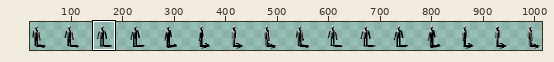
Sprite sheet: assets/man.png. Above: a wide view before the commit, with the close-up outlined.
Close-up. Before the edit:
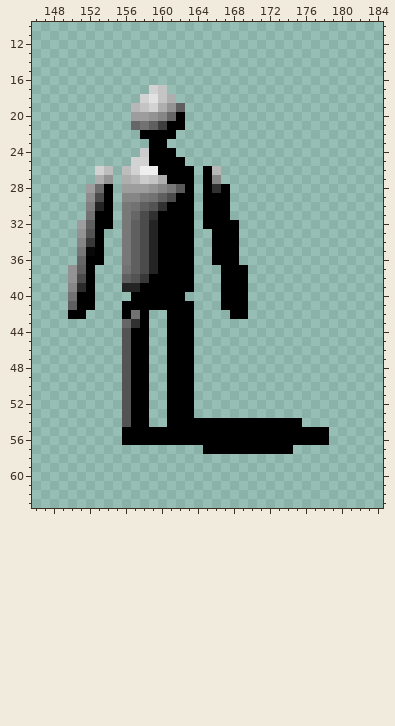
The file is 1024x64 pixels. Colours within 5 levels of each other are drawn and written as one. Shown: x 146..184, y 10..63. The wide view leaves out empty margins. The commit also changed other parts of the picture, which this record leaves out.
Now the later version:
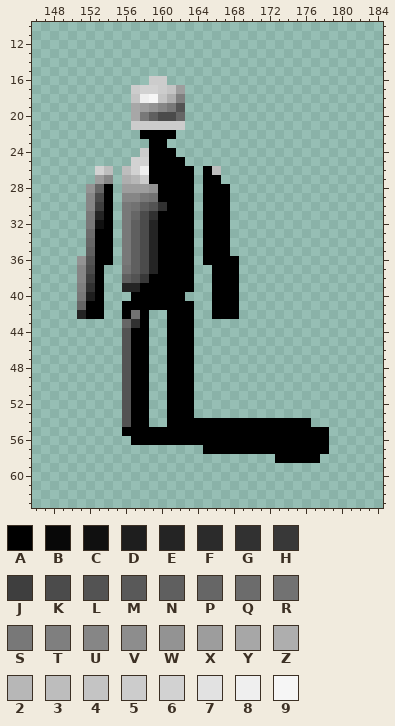
Palette (. is transparent): A #000000  B #080808  C #101010  D #1e1e1e  E #242424  F #2b2b2b  G #313131  H #383838  J #3e3e3e  K #4b4b4b  L #535353  M #595959  N #5f5f5f  P #666666  Q #6c6c6c  R #727272  S #787878  T #7f7f7f  U #868686  V #8d8d8d  W #939393  X #9d9d9d  Y #a7a7a7  Z #aeaeae  2 #b7b7b7  3 #bdbdbd  4 #c4c4c4  5 #cccccc  6 #d2d2d2  7 #e2e2e2  8 #efefef  9 #f6f6f6
Edits made:
Changed rows in their new state; - is an unchanged pixel.
first column x 157:
16 --55--
17 56-54X
18 489--T
19 YXWUSL
20 YSNKKP
21 555555
first column x 150:
26 ---------A------3---
27 ---XU----AA-----A---
28 --WP------AAA---A---
29 --U-------AA--------
30 --UJ----------------
31 --SE----------------
32 -.SC--------------.-
33 -.Q-A----------A--.-
34 -.P-A----------A--.-
35 -.N-A----------A--.-
36 -WL-A----------A----
37 .UKA------------A--.
38 .UJA------------A--.
39 .TGA------------A--.
40 .SDA------------A--.
41 .P-A------------A--.
42 .EAA------------AA-.
first column x 156:
54 --------------------A--
56 .----------------------
57 -------------------AAAA
58 -----------------AAAAA-
